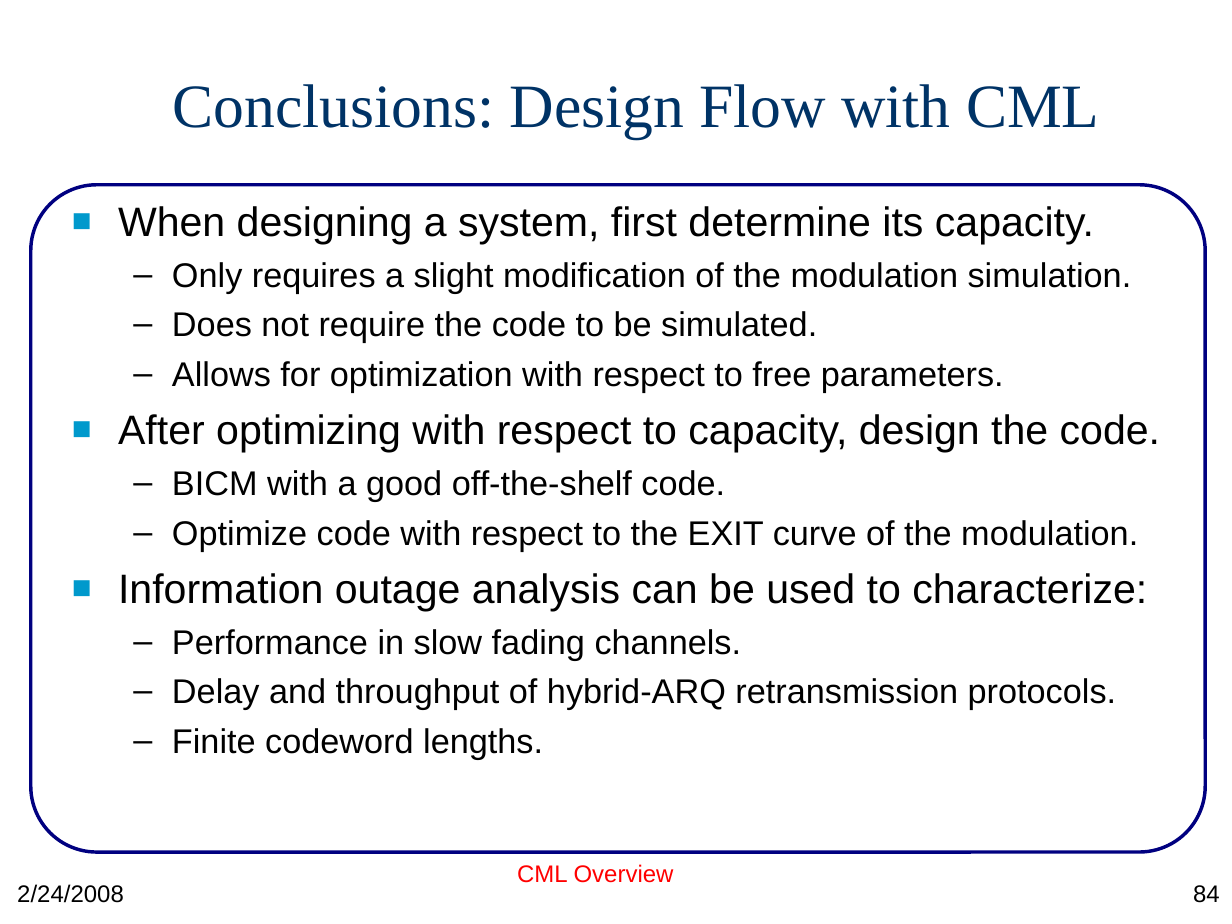
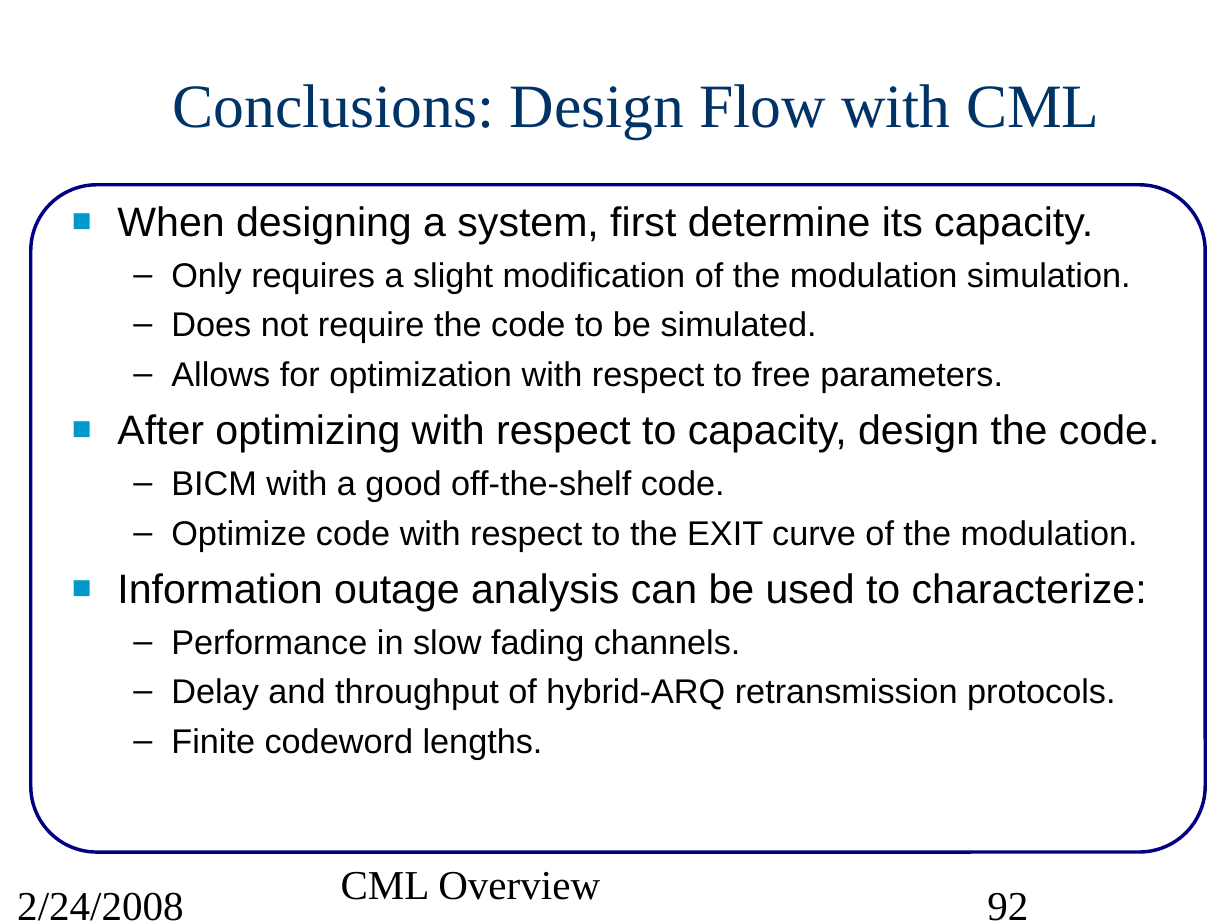
Before and after one commit to marcusmueller/iscml, a slide deck: slide 92 of pcs/projects/cml/doc/src/CMLoverview.ppt (slide 84 before the commit). Drawn at 1232x924 pixels with LibreOffice and Linux fonts; fonts in the diff are those of the drawing. Boxes give left, top, right and bottom in pixels: in the first picture for what was removed or moved away, otherwise in the second. Text is boxed around its words. In the diff, an @@ line names an element or a change of style, - is before the commit and + after.

Commit message:
fixed formatting in cml/doc/readme.pdf.  First draft of EXIT documentation in CMLoverview.ppt

```diff
--- a/pcs/projects/cml/doc/src/CMLoverview.ppt
+++ b/pcs/projects/cml/doc/src/CMLoverview.ppt
@@ text "When designing a system, first ..." at <box>117,206,1159,760</box>: indent changed @@
@@ text "CML Overview" at <box>341,871,600,900</box>: size 14 to 24 pt, font Arial to Times New Roman, text colour #FF0000 to #000000; alignment centre to left; less space between paragraphs @@
@@ text "2/24/2008" at <box>17,892,184,921</box>: size 14 to 24 pt, font Arial to Times New Roman; less space between paragraphs @@
@@ page number added at <box>987,892,1028,921</box>, 24 pt, text #000000 @@
+92
@@ page number removed at <box>1193,885,1220,903</box> @@
-84
```
Also in this commit, not shown: 83 other slides changed, 8 slides added, 2 other files.
